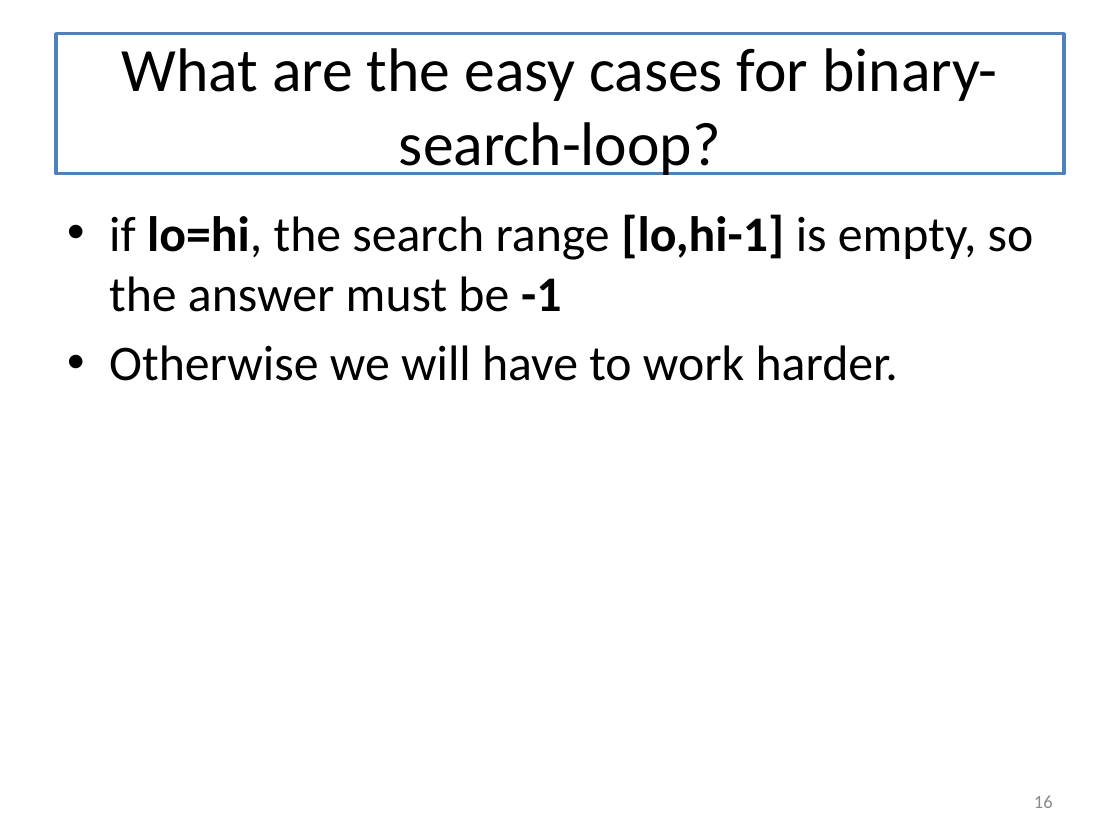
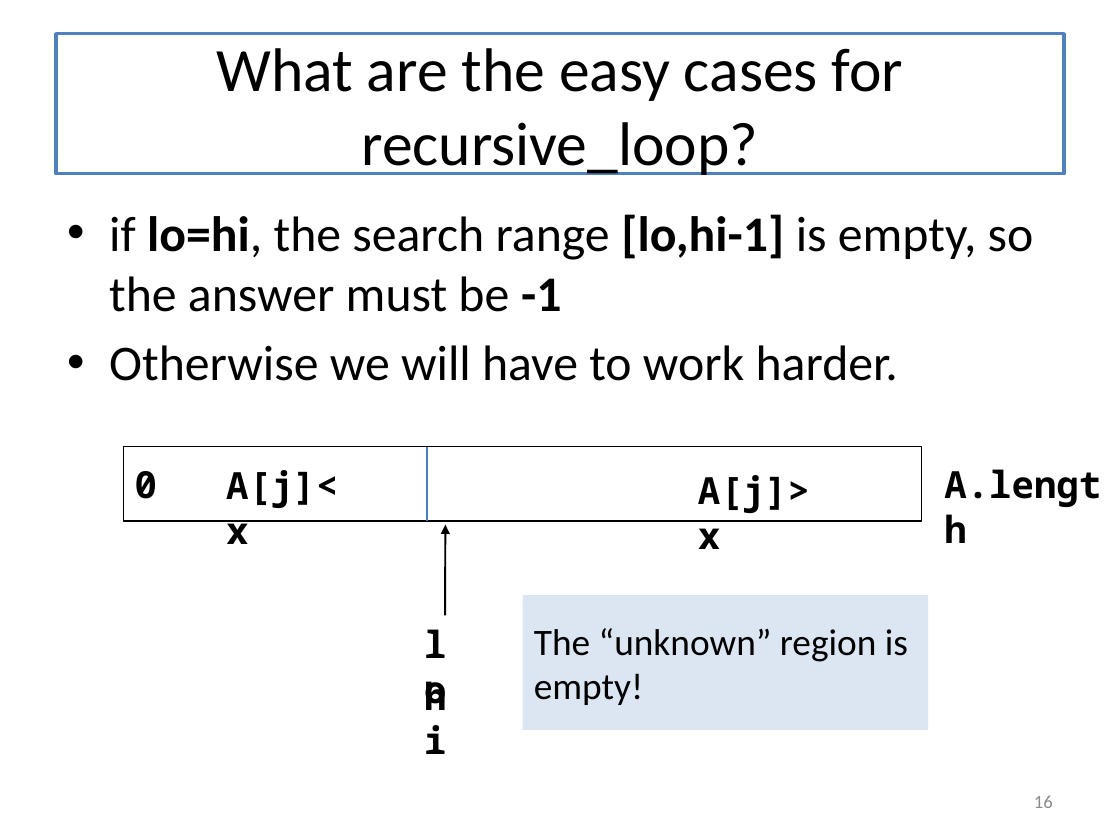
Before and after one commit to mwand/cs5010f17, a slide deck: slide 16 of Slides/Lesson 8.2 Binary Search.pptx. Drawn at 1120x840 pixels with LibreOffice and Linux fonts; fonts in the diff are those of the drawing. Boxes give left, top, right and bottom in pixels: in the first picture for what was removed or moved away, otherwise in the second. Text is boxed around its words. In the diff, an @@ line names an element or a change of style, - is before the commit and + after.

```diff
--- a/Slides/Lesson 8.2 Binary Search.pptx
+++ b/Slides/Lesson 8.2 Binary Search.pptx
@@ title at <box>216,48,903,175</box>: text changed @@
-What are the easy cases for binary-search-loop?
+What are the easy cases for recursive_loop?
@@ group added at <box>123,447,921,724</box>: 5 texts, 1 rectangle, 1 arrow, 1 line @@
+0
+lo
+hi
+A[j]<x
+A[j]>x
@@ text added at <box>944,469,1101,507</box>, 24 pt, text #000000, bold @@
+A.length
@@ rectangle added at <box>523,595,928,729</box>, fill #DCE6F2, 24 pt, text #000000 @@
+The “unknown” region is empty!
```
Also in this commit, not shown: 5 other slides changed, 5 slides added, 1 slide removed, 1 other file.
